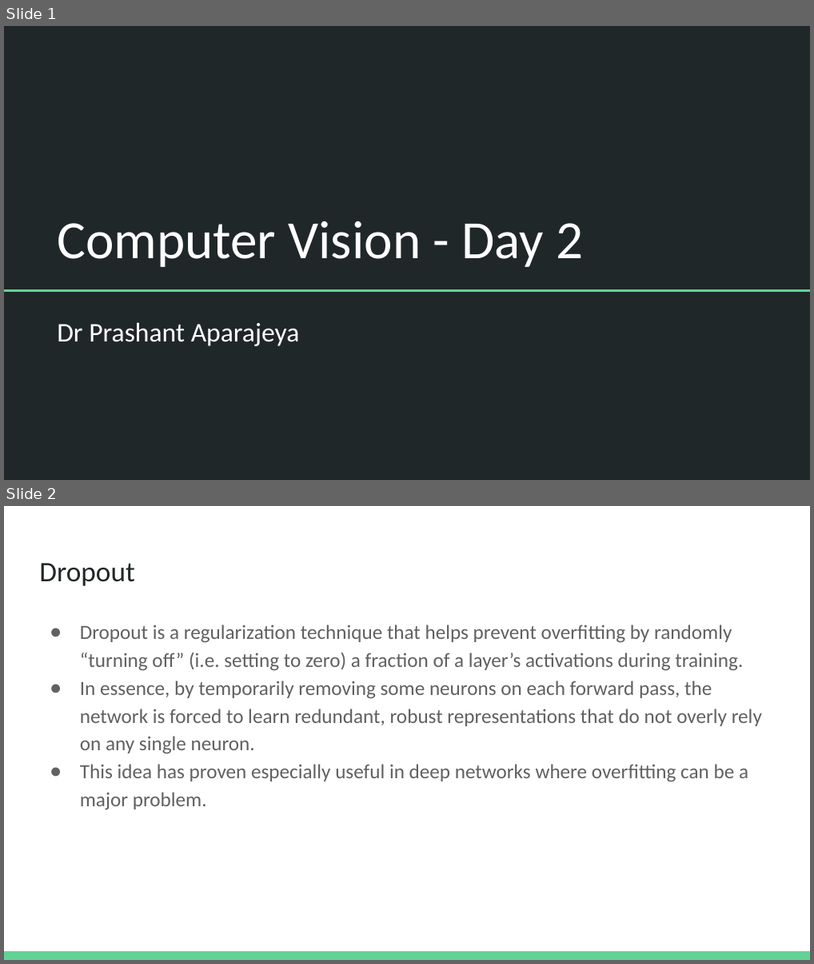
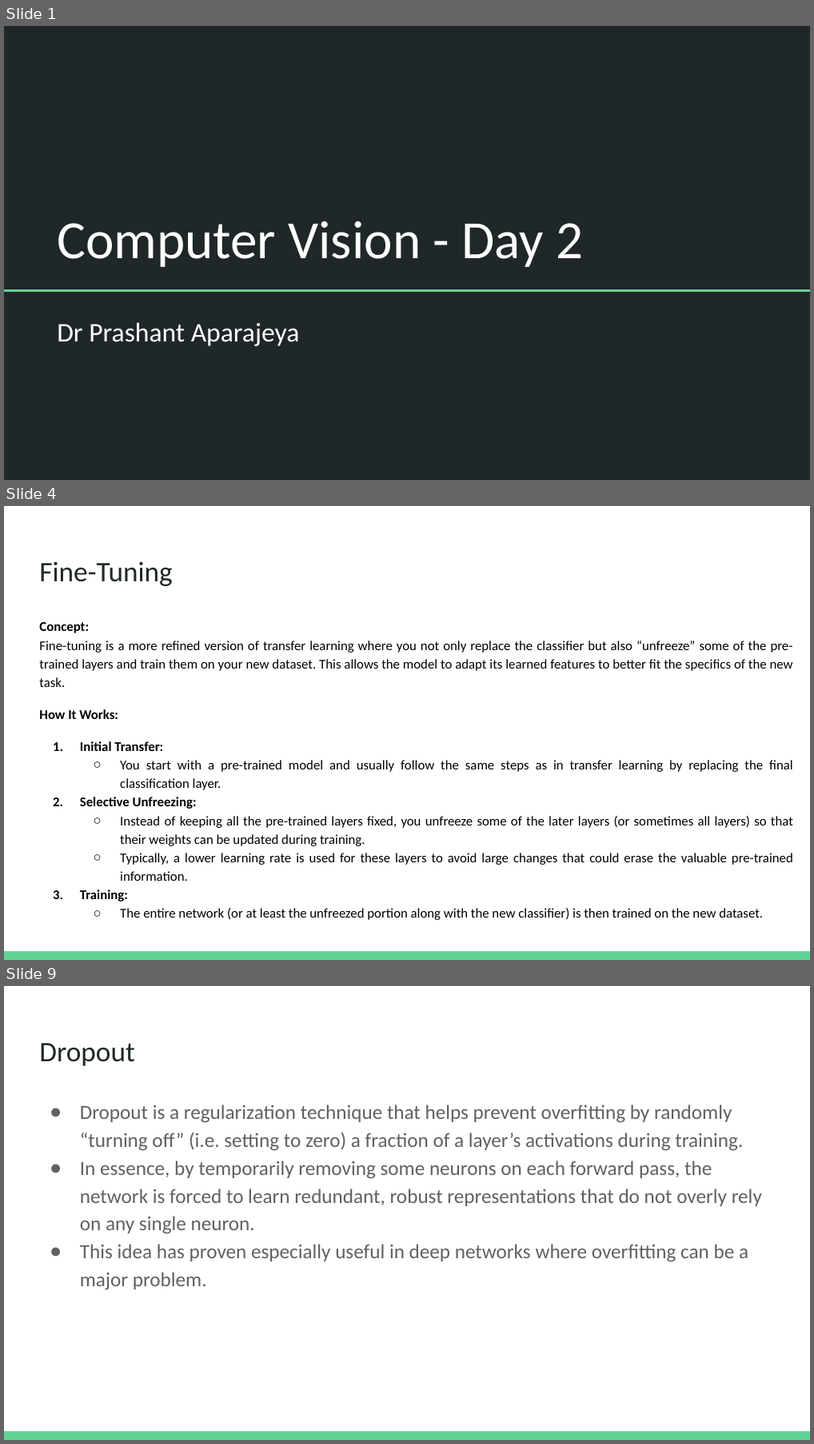
Before and after one commit to Hasan-Shahid/KA-Advanced-Ai-2025, a slide deck: Slides/Extra Slides/Computer Vision - Day 2.pptx. Shown one above the other, each under a label of ours: slides 1 and 2 before the commit, slides 1, 4 and 9 after it; the slides between them are not shown. The pictures are 814x964 and 814x1444 pixels, drawn with LibreOffice and Linux fonts; fonts in the diff are those of the drawing. Boxes give left, top, right and bottom in pixels: in the first picture for what was removed or moved away, otherwise in the second. Text is boxed around its words. In the diff, an @@ line names an element or a change of style, - is before the commit and + after.

```diff
--- a/Slides/Extra Slides/Computer Vision - Day 2.pptx
+++ b/Slides/Extra Slides/Computer Vision - Day 2.pptx
@@ slide 4 added at <box>4,506,810,960</box>, background #FFFFFF; not listed: 1 template element that a slide beside it also shows @@
@@ title added at <box>39,561,172,586</box>, 25.2 pt, text #202729 @@
+Fine-Tuning
@@ text added at <box>39,622,794,920</box>, 12 pt, text #000000 @@
+Concept:
+Fine-tuning is a more refined version of transfer learning where you not only replace the classifier but also “unfreeze” some of the pre-trained layers and train them on your new dataset. This allows the model to adapt its learned features to better fit the specifics of the new task.
+How It Works:
+1. Initial Transfer:
+  ○ You start with a pre-trained model and usually follow the same steps as in transfer learning by replacing the final classification layer.
+2. Selective Unfreezing:
+  ○ Instead of keeping all the pre-trained layers fixed, you unfreeze some of the later layers (or sometimes all layers) so that their weights can be updated during training.
+  ○ Typically, a lower learning rate is used for these layers to avoid large changes that could erase the valuable pre-trained information.
+3. Training:
+  ○ The entire network (or at least the unfreezed portion along with the new classifier) is then trained on the new dataset.
@@ what was slide 2 is now slide 9 @@
```
Also in this commit, not shown: 8 other slides added, 10 other files.
